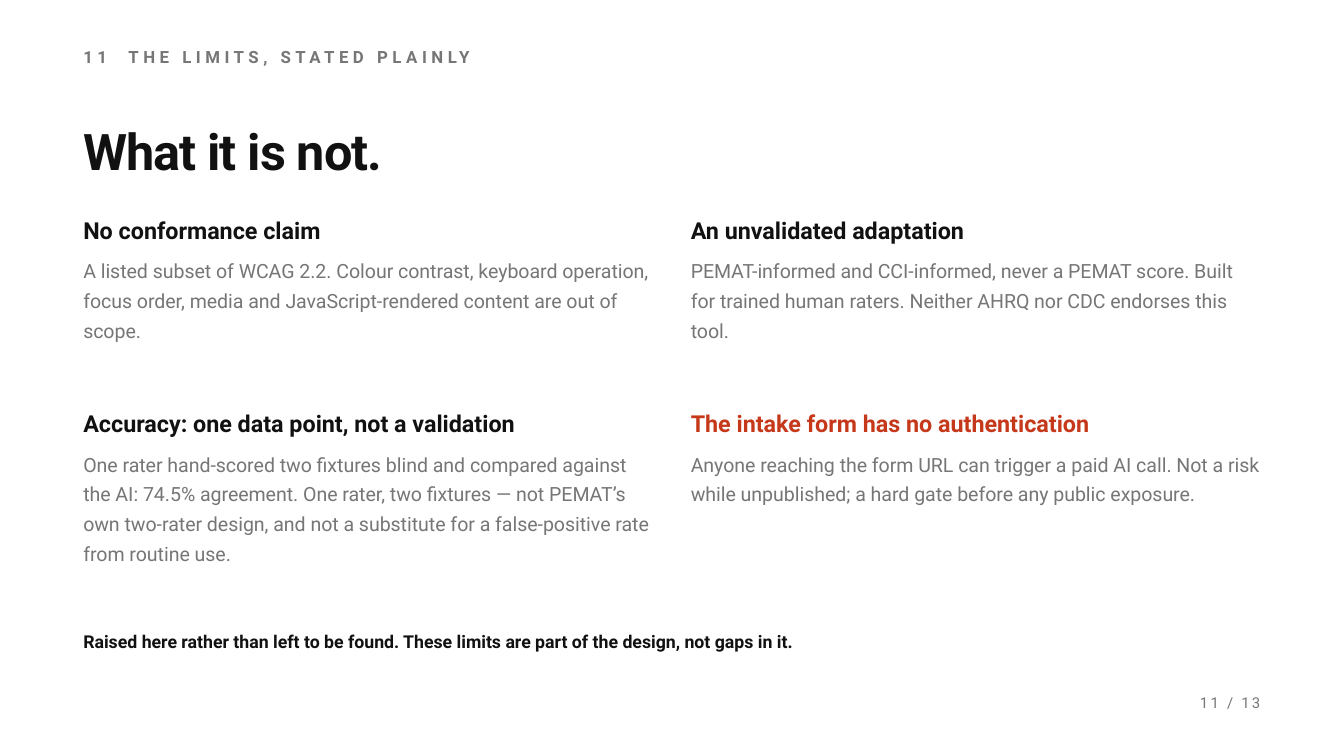
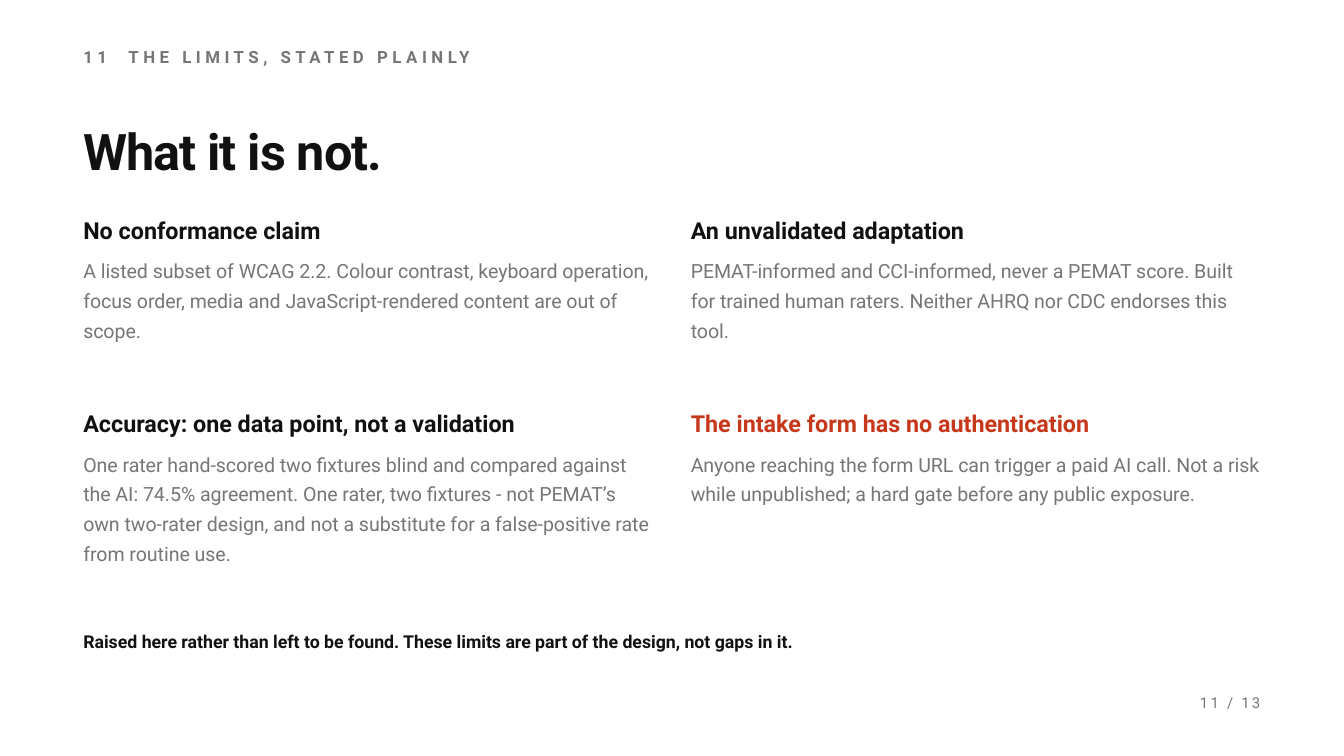
Before and after one commit to claudiabassier/a11yaudit-agent, a slide deck: slide 11 of A11yAudit_presentation.pptx. Drawn at 1344x756 pixels with LibreOffice and Linux fonts; fonts in the diff are those of the drawing. Boxes give left, top, right and bottom in pixels: in the first picture for what was removed or moved away, otherwise in the second. Text is boxed around its words. In the diff, an @@ line names an element or a change of style, - is before the commit and + after.

```diff
--- a/A11yAudit_presentation.pptx
+++ b/A11yAudit_presentation.pptx
@@ text at (x1=83, y1=457, x2=649, y2=561): text changed @@
-One rater hand-scored two fixtures blind and compared against the AI: 74.5% agreement. One rater, two fixtures — not PEMAT’s own two-rater design, and not a substitute for a false-positive rate from routine use.
+One rater hand-scored two fixtures blind and compared against the AI: 74.5% agreement. One rater, two fixtures - not PEMAT’s own two-rater design, and not a substitute for a false-positive rate from routine use.
```
Also in this commit, not shown: 1 other slide changed.
